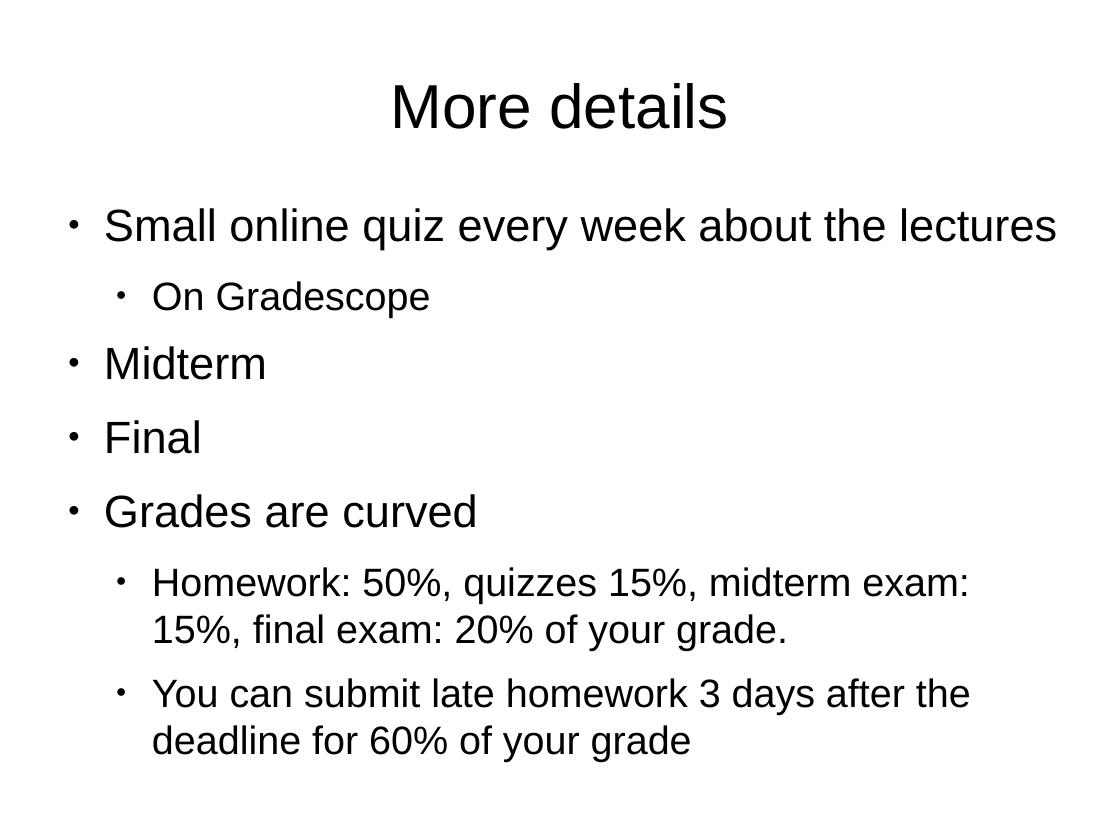
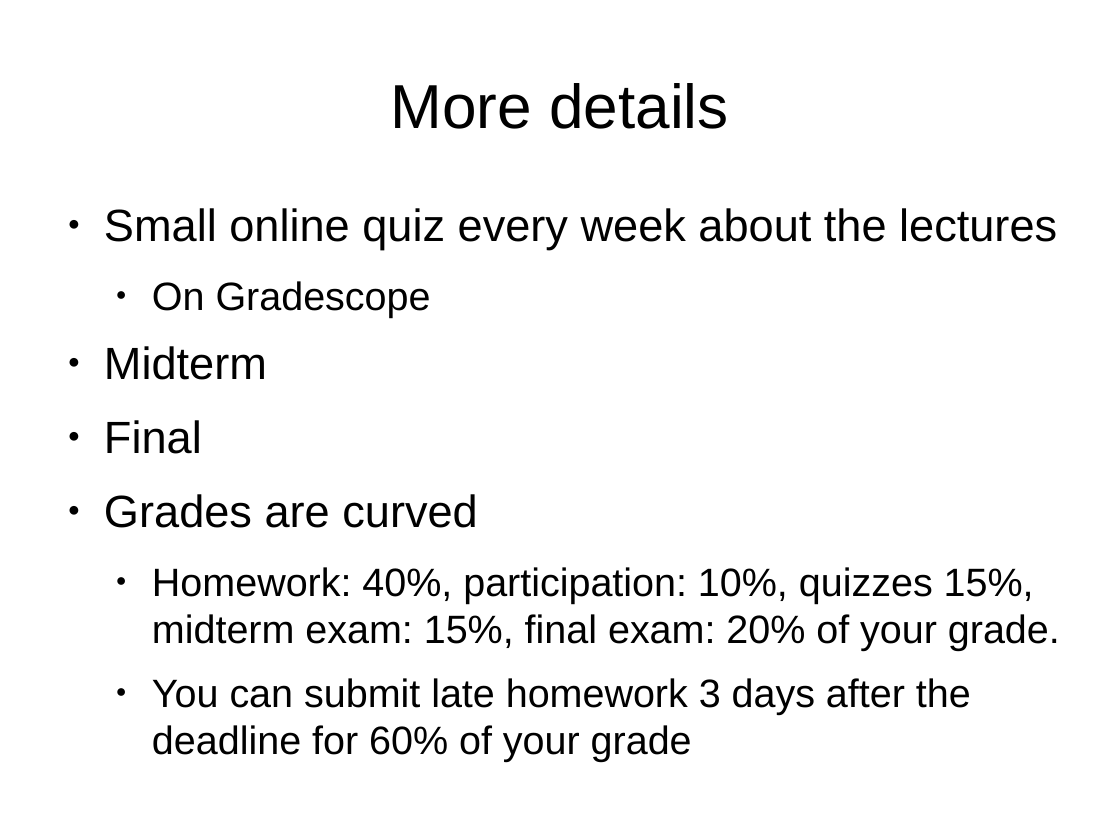
Before and after one commit to antonburtsev/cs5460, a slide deck: slide 8 of lectures/lecture00-logistics/lecture00-logistics.odp (slide 6 before the commit). Drawn at 1120x840 pixels with LibreOffice and Linux fonts; fonts in the diff are those of the drawing. Boxes give left, top, right and bottom in pixels: in the first picture for what was removed or moved away, otherwise in the second. Text is boxed around its words. In the diff, an @@ line names an element or a change of style, - is before the commit and + after.

```diff
--- a/lectures/lecture00-logistics/lecture00-logistics.odp
+++ b/lectures/lecture00-logistics/lecture00-logistics.odp
@@ text at bbox=[152, 567, 1060, 651]: text changed @@
-  ● Homework: 50%, quizzes 15%, midterm exam: 15%, final exam: 20% of your grade.
+  ● Homework: 40%, participation: 10%, quizzes 15%, midterm exam: 15%, final exam: 20% of your grade.
```
Also in this commit, not shown: 3 other slides changed, 2 slides added, 1 slide removed, 5 other files.
